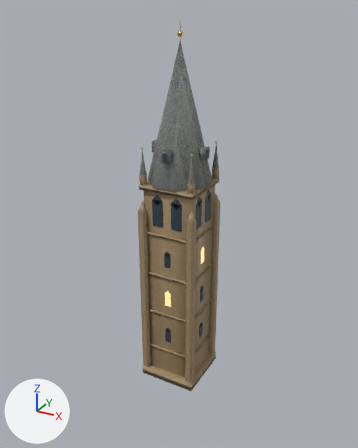
Renders of the glTF model game/voxario/Eryndor/Assets/Models/valoria/city/tower_a.glb from each side of a commit.
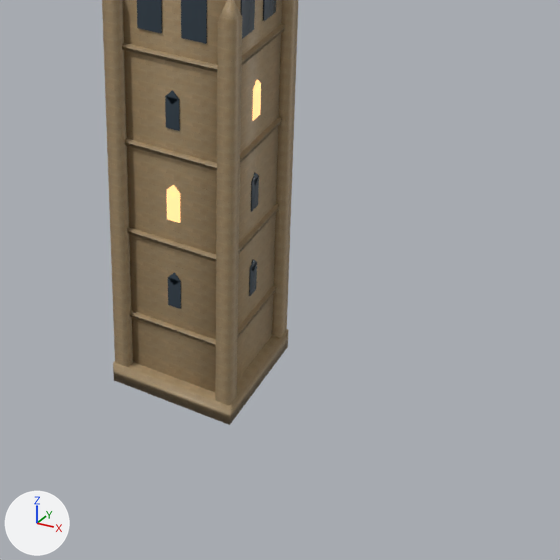
There are two pictures of each version: one whole from a 50 mm lens placed at (34.3, -62.6, 59.0), pointed at (-0.7, 0.9, 27.2), one close up on the part from 27% to 92% of the width and 48% to 100% of the height. Arrows for +X, +Y and +Z are at lower left; the lights stay in place. The older version's two pictures come first. Vertices at exactly the same position are counted once.

Names of what the first close-up shows: 'tower_a'.
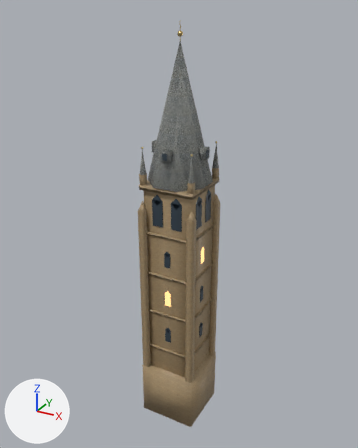
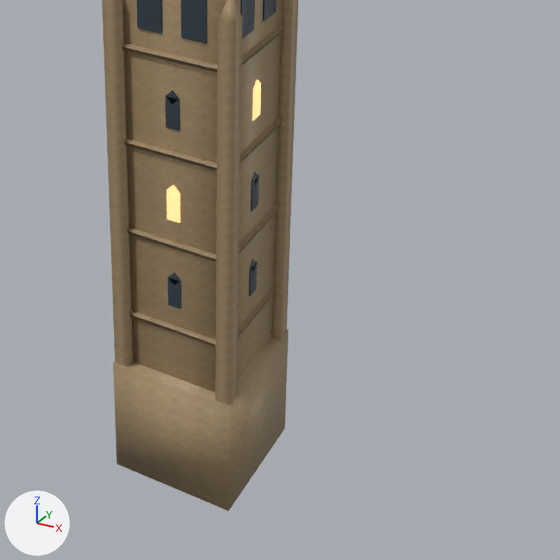
Location of each change, [x1, y1, x2, y2] in pixels of the close-ups (560 x 560 px; the box of a moved part takes in the faces that stretch with it):
'tower_a', reshaped: before [102, 0, 298, 425]; after [102, 0, 298, 511]
part 1 of me_tower_a, moved or reshaped: before [113, 331, 288, 425]; after [113, 331, 288, 511]

What changed in the scene script:
```text
Change me_tower_a:
    used by ob_tower_a; location = (0.0, 0.0, 0.0)
    before: 0 (4.8, 4.8, 0.0) at pixel (287, 346), 3 (4.8, -4.8, 0.0) at pixel (229, 424), 4 (-4.8, -4.8, 0.0) at pixel (113, 380), 7 (-4.8, 4.8, 0.0)
    remove me_tower_a.from_pydata(...)  # 937 vertices, 1468 faces; spans x -4.8..4.8, y -4.8..4.8, z 0.0..57.2
    add me_tower_a.from_pydata(...)  # 937 vertices, 1468 faces; spans x -4.8..4.8, y -4.8..4.8, z -8.0..57.2
    me_tower_a part 1
    add for i in [0, 3, 4, 7]: me_tower_a.vertices[i].co += Vector((0.0, 0.0, -8.0))
```
